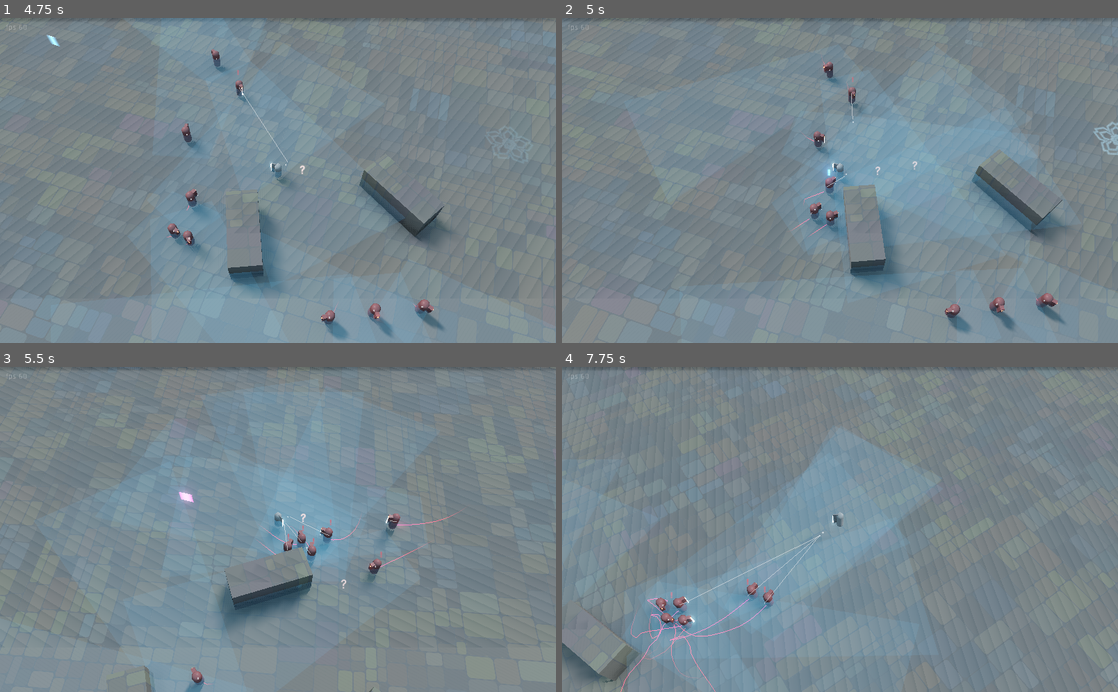
Above: before the commit, frames 1-4 (two rows, left to right).
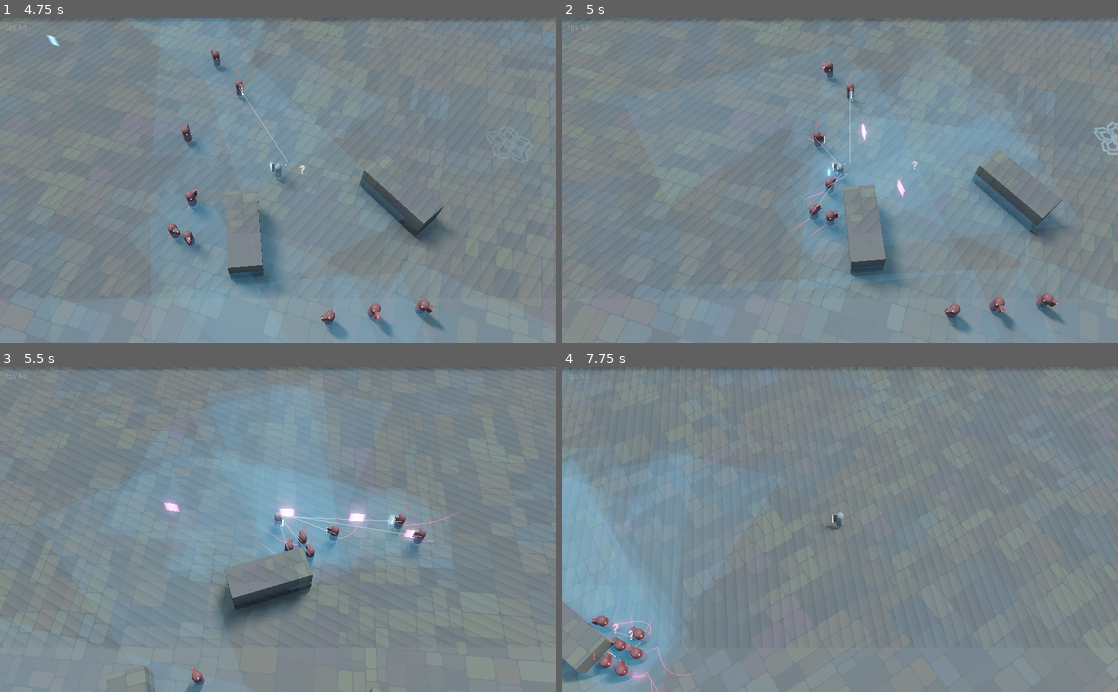
Above: after the commit, the same moments.

Repository: ioxu/key
Game: Godot game, scene res://scenes/splash.tscn
Same seed, same stepped clock (60 frames per second), same inputs: the game is played once before the commit and once after it.
Inputs (mouse positions are in pixels of both pictures, inside the frame that each line leads up to):
- Up to frame 1 (4.75 s): tap Enter at 0.5 s; move the mouse to (400, 164) at 0.52 s; hold D (move_right) 0.53-1.28 s; hold Left (camera_rotate_left) 0.53-1.28 s; click (400, 164) at 0.67 s; tap Space (jump) at 0.77, 1.52, 3.02, 3.77, 4.52 s; move the mouse to (166, 196) at 1.27 s; hold S (move_down) 1.28-2.03 s; tap Right (camera_rotate_right) at 1.35 s; move the mouse to (333, 109) at 2.02 s; hold D (move_right) 2.03-2.78 s; click (333, 109) at 2.1 s; move the mouse to (250, 245) at 2.77 s; hold W (move_up) 2.78-3.53 s; tap Left (camera_rotate_left) at 2.85 s; click (250, 245) at 2.92 s; move the mouse to (444, 229) at 3.52 s; hold Right (camera_rotate_right) 3.53-4.28 s; hold A (move_left) from 3.53 s (still down); move the mouse to (111, 131) at 4.27 s; click (111, 131) at 4.35 s
- Up to frame 2 (5 s): keep holding A (move_left)
- Up to frame 3 (5.5 s): move the mouse to (305, 529) at 5.02 s; release A (move_left) at 5.03 s; hold S (move_down) from 5.03 s (still down); hold Left (camera_rotate_left) from 5.03 s (still down); click (305, 529) at 5.17 s
- Up to frame 4 (7.75 s): move the mouse to (756, 448) at 5.77 s; release S (move_down) at 5.78 s; release Left (camera_rotate_left) at 5.78 s; hold D (move_right) 5.78-6.53 s; tap Right (camera_rotate_right) at 5.85 s; tap Space (jump) at 6.02, 6.77, 7.52 s; move the mouse to (962, 513) at 6.52 s; hold W (move_up) 6.53-7.28 s; click (962, 513) at 6.6 s; move the mouse to (728, 545) at 7.27 s; hold D (move_right) from 7.28 s (still down); tap Left (camera_rotate_left) at 7.35 s; click (728, 545) at 7.42 s

Frame 1 is identical in both runs. In frame 2, 0.3% of the frame differs, in the area x 44-85%, y 16-66%; in frame 3, 2.2%; in frame 4, 23%, in the area x 0-100%, y 0-100%.
Error before the commit: Invalid get index 'transform' (on base: 'previously freed instance'). (res://data/enemies/Enemy.gd:207)

Commit message:
sensing areas collision layer and mask, fixes #13, lol

Diff:
--- a/data/enemies/Enemy.gd
+++ b/data/enemies/Enemy.gd
@@ -488,7 +488,6 @@
 
 
 func _repeat_attack_notification_timeout():
-	print(self.get_path(), " REPEAT ATTACK NOTIFY")
 	emit_communication_signal( ally_notification.ENEMY_SPOTTED)
 
 # ------------------------------------------------------------------------------
--- a/data/enemies/Enemy.tscn
+++ b/data/enemies/Enemy.tscn
@@ -157,6 +157,8 @@
 [node name="sensable_area" type="Area" parent="." groups=[
 "npc_sensable_area",
 ]]
+collision_layer = 512
+collision_mask = 512
 script = ExtResource( 11 )
 __meta__ = {
 "_editor_description_": "Area that other sensing areas can sense.
@@ -171,6 +173,8 @@
 [node name="sensing_area" type="Area" parent="." groups=[
 "npc_sensing_area",
 ]]
+collision_layer = 512
+collision_mask = 512
 script = ExtResource( 12 )
 __meta__ = {
 "_editor_description_": "Areas that recieve messages from sensable areas."
--- a/project.godot
+++ b/project.godot
@@ -143,6 +143,7 @@
 3d_physics/layer_7="enemy_vision_area"
 3d_physics/layer_8="player_hurtbox"
 3d_physics/layer_9="corpse"
+3d_physics/layer_10="enemy_sensing_areas"
 
 [physics]
 
